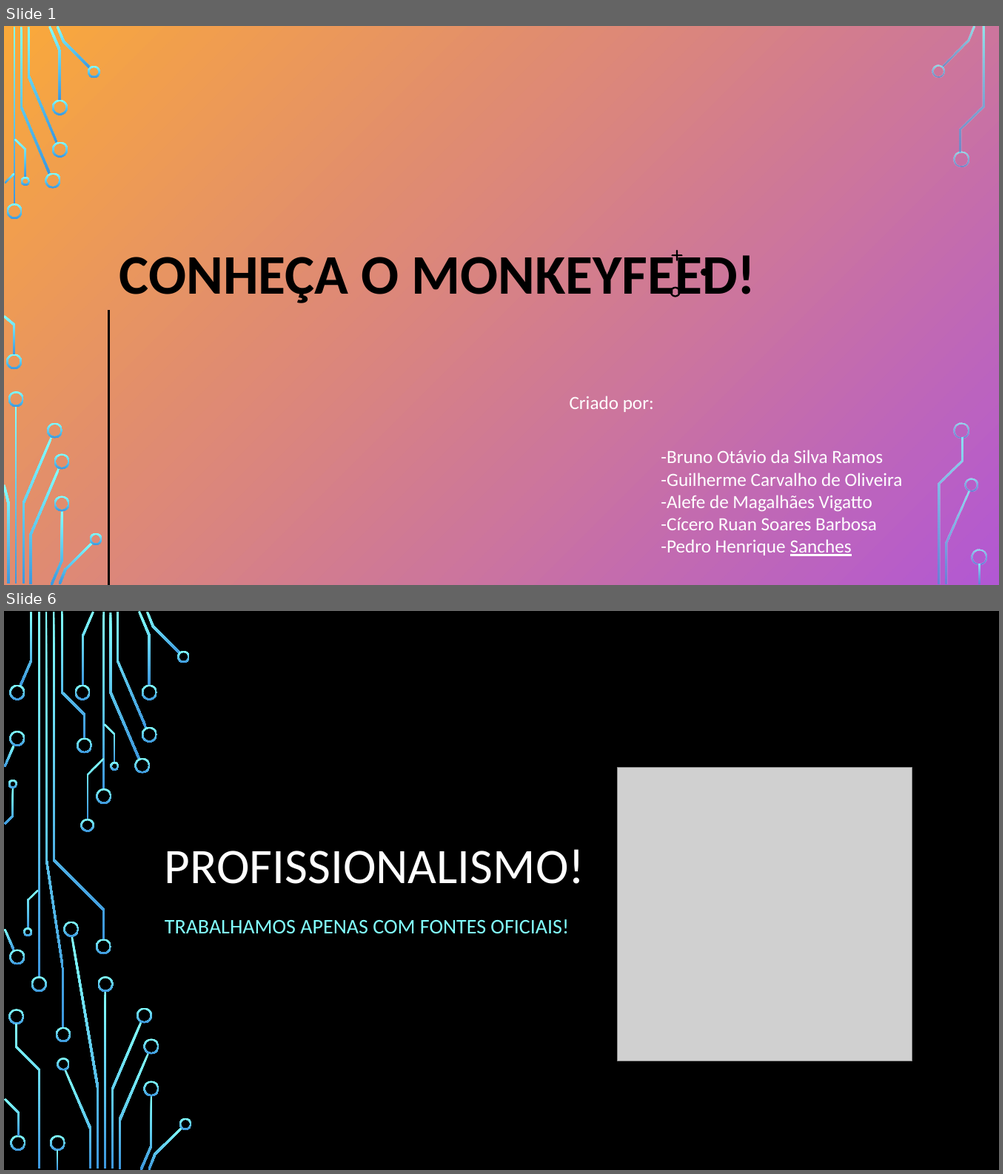
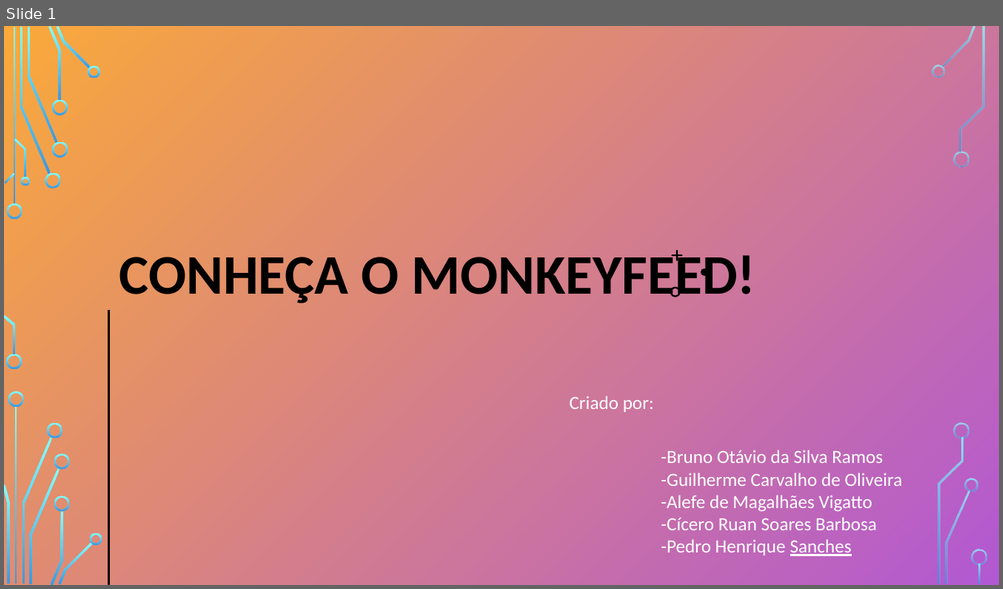
Before and after one commit to Cisenai/MonkeyFeed, a slide deck: docs/monkeyfeed3.pptm. Shown one above the other, each under a label of ours: slides 1 and 6 before the commit, slide 1 after it; the slides between them are not shown. The pictures are 1003x1174 and 1003x589 pixels, drawn with LibreOffice and Linux fonts; fonts in the diff are those of the drawing; grey boxes stand for pictures; background and template pictures are left out. Boxes give left, top, right and bottom in pixels: in the first picture for what was removed or moved away, otherwise in the second. Text is boxed around its words. In the diff, an @@ line names an element or a change of style, - is before the commit and + after.

```diff
--- a/docs/monkeyfeed3.pptm
+++ b/docs/monkeyfeed3.pptm
@@ slide 6 removed at (4, 611, 999, 1170), background picture (left out) @@
@@ picture removed at (617, 768, 911, 1062) @@
@@ title removed at (165, 849, 584, 884) @@
-PROFISSIONALISMO!
@@ subtitle removed at (165, 920, 569, 934) @@
-TRABALHAMOS APENAS COM FONTES OFICIAIS!
@@ group removed at (4, 611, 192, 1170): 50 freeform shapes, 4 rectangles @@
```
Also in this commit, not shown: 3 slides changed, 6 slides added, 2 other slides removed.
